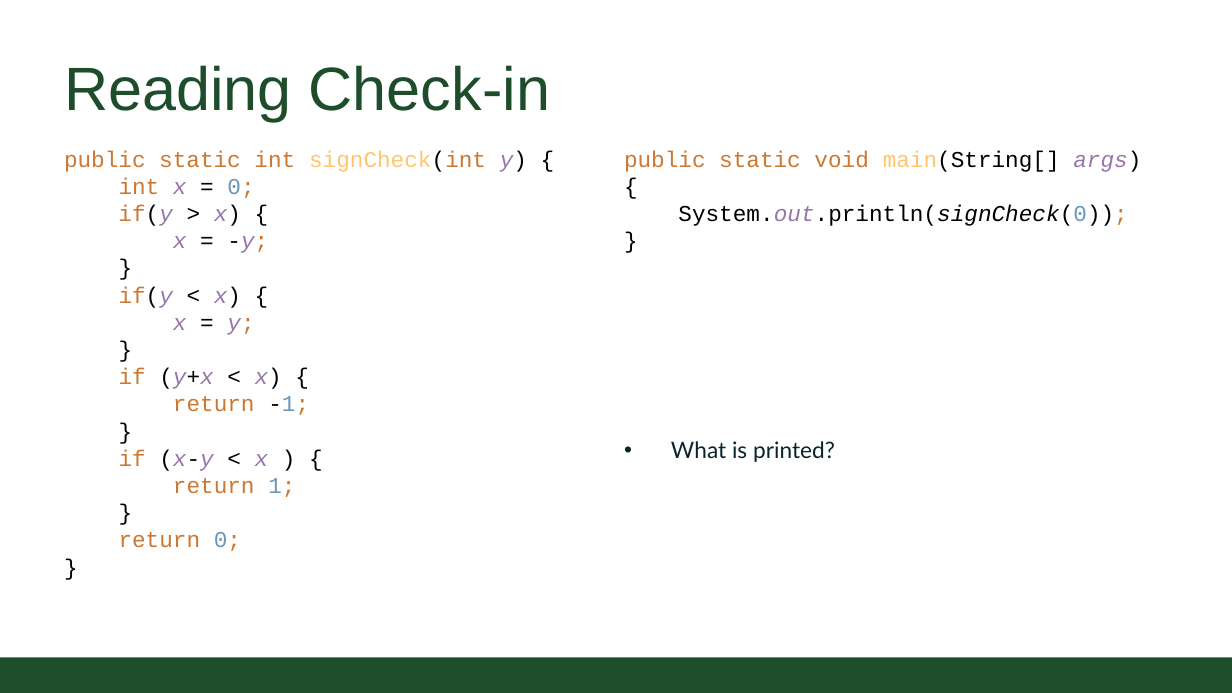
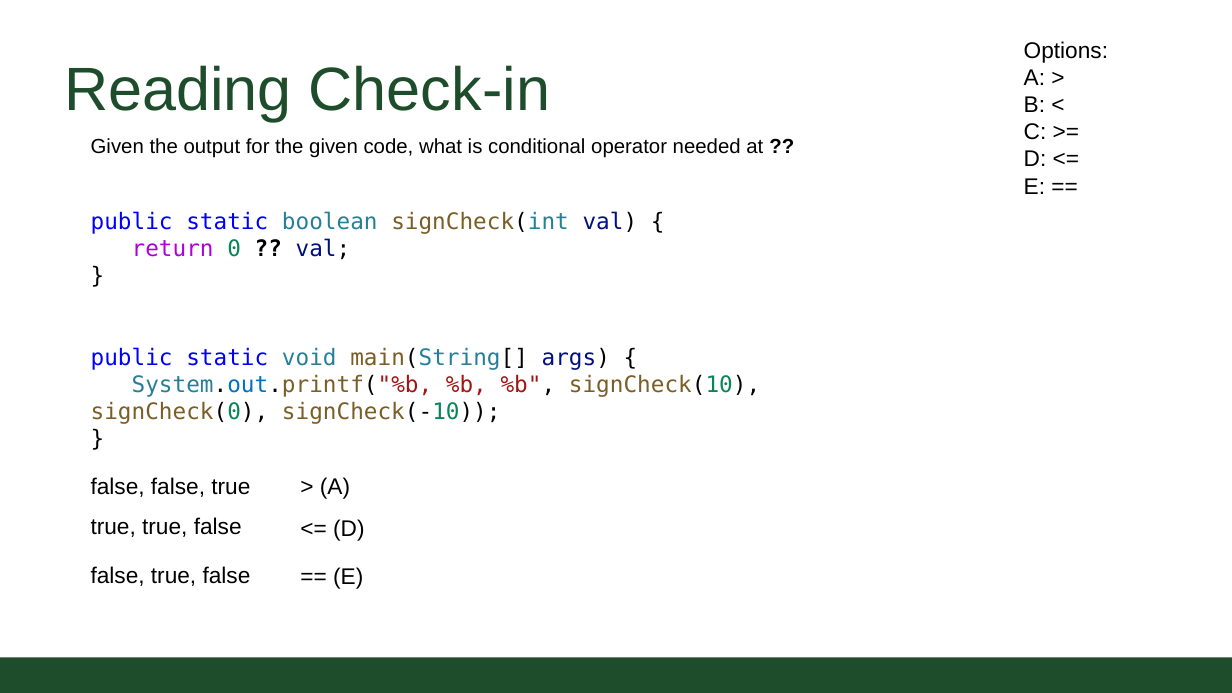
Before and after one commit to CSU-CompSci-CS163-4/Handouts, a slide deck: slide 3 of slides/On-Campus/03_01_Branching.pptx. Drawn at 1232x693 pixels with LibreOffice and Linux fonts; fonts in the diff are those of the drawing; background and template pictures are left out. Boxes give left, top, right and bottom in pixels: in the first picture for what was removed or moved away, otherwise in the second. Text is boxed around its words. In the diff, an @@ line names an element or a change of style, - is before the commit and + after.

```diff
--- a/slides/On-Campus/03_01_Branching.pptx
+++ b/slides/On-Campus/03_01_Branching.pptx
@@ text added at [1024, 41, 1108, 194], 20 pt, text #000000 @@
+Options:
+A: >
+B: <
+C: >=
+D: <=
+E: ==
@@ text added at [91, 138, 763, 424], 20 pt, text #000000 @@
+Given the output for the given code, what is conditional operator needed at ??
+public static boolean signCheck(int val) {
+return 0 ?? val;
+}
+public static void main(String[] args) {
+System.out.printf("%b, %b, %b", signCheck(10), signCheck(0), signCheck(-10));
+}
@@ text removed at [64, 150, 527, 551] @@
-public static int signCheck(int y) {
-int x = 0;
-if(y > x) {
-x = -y;
-}
-if(y < x) {
-x = y;
-}
-if (y+x < x) {
-return -1;
-}
-if (x-y < x ) {
-return 1;
-}
-return 0;
-}
@@ text removed at [624, 150, 1141, 226] @@
-public static void main(String[] args){
-System.out.println(signCheck(0));
-}
@@ text removed at [671, 441, 835, 462] @@
-• What is printed?
@@ text added at [91, 477, 250, 497], 20 pt, text #000000 @@
+false, false, true
@@ text added at [320, 477, 350, 499], 20 pt, text #000000 @@
+> (A)
@@ text added at [91, 517, 242, 537], 20 pt, text #000000 @@
+true, true, false
@@ text added at [333, 519, 364, 541], 20 pt, text #000000 @@
+<= (D)
@@ text added at [91, 566, 251, 586], 20 pt, text #000000 @@
+false, true, false
@@ text added at [333, 567, 363, 589], 20 pt, text #000000 @@
+== (E)
```
Also in this commit, not shown: 5 other slides changed, 1 slide added, 1 slide removed.
